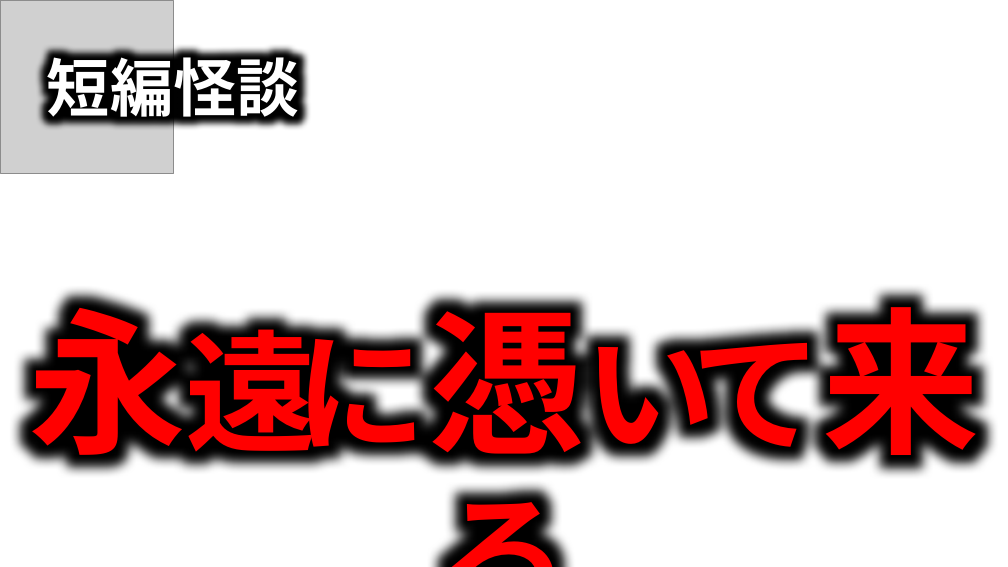
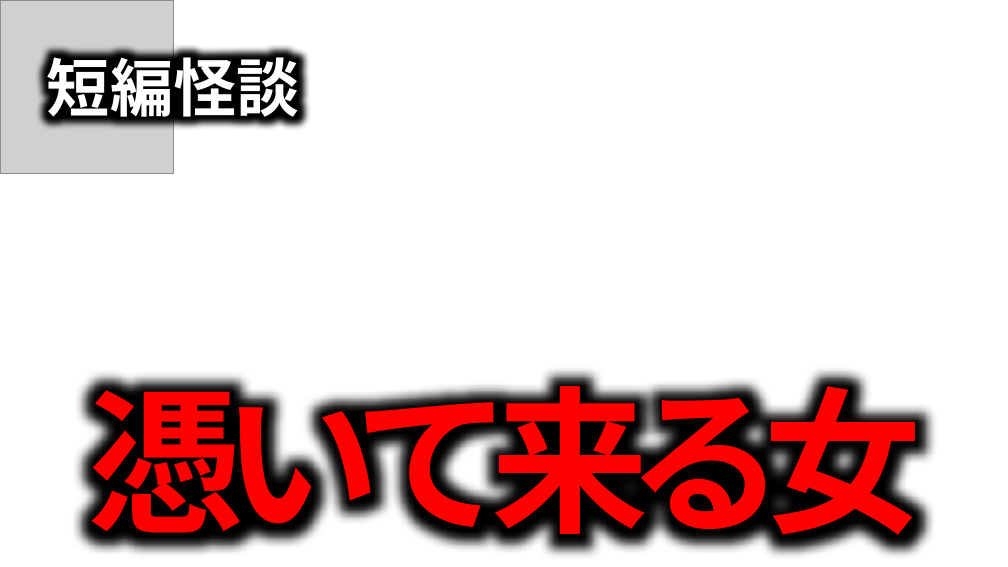
Before and after one commit to takeko333/ContentGenerator, a slide deck: slide 7 of bkup/Channels/ほたてまだこ/サムネイル_Horror.pptx. Drawn at 1008x567 pixels with LibreOffice and Linux fonts; fonts in the diff are those of the drawing; grey boxes stand for pictures; background and template pictures are left out. Boxes give left, top, right and bottom in pixels: in the first picture for what was removed or moved away, otherwise in the second. Text is boxed around its words. In the diff, an @@ line names an element or a change of style, - is before the commit and + after.

```diff
--- a/bkup/Channels/ほたてまだこ/サムネイル_Horror.pptx
+++ b/bkup/Channels/ほたてまだこ/サムネイル_Horror.pptx
@@ text at <box>86,360,921,559</box>: text changed; size 125 to 150 pt @@
-永遠に憑いて来る
+憑いて来る女
```
Also in this commit, not shown: 2 other slides changed, 3 other files.
